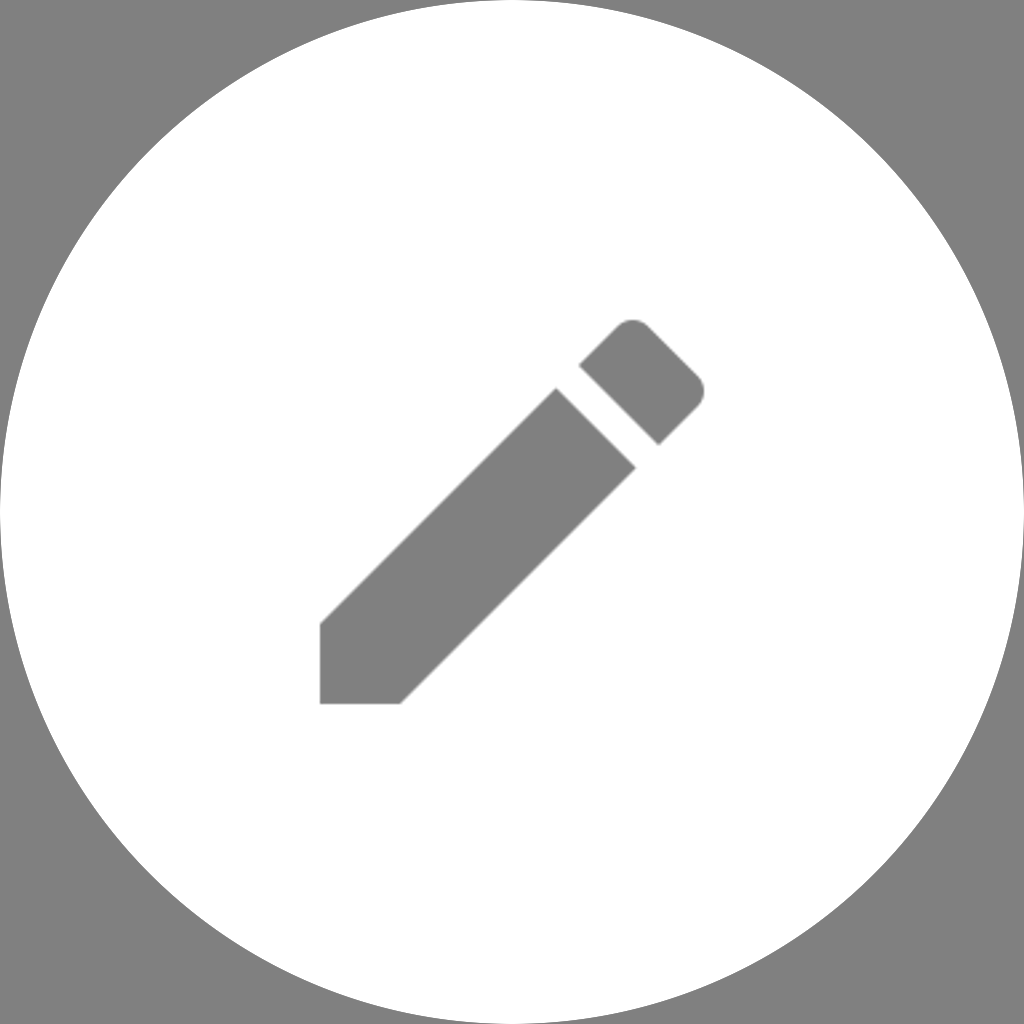
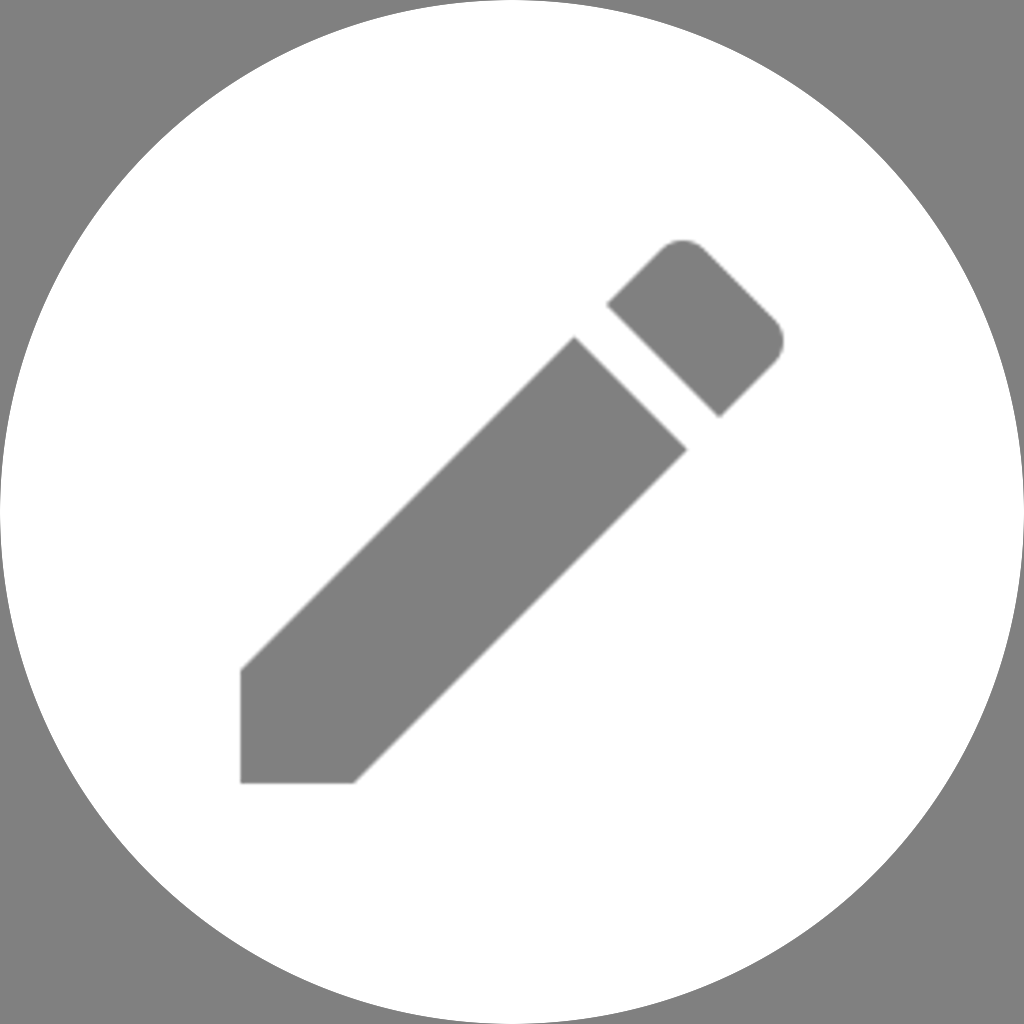
Layer changes from the first 1024 × 1024 image to the second:
painted on "iconbg" over [238, 238, 786, 786]
